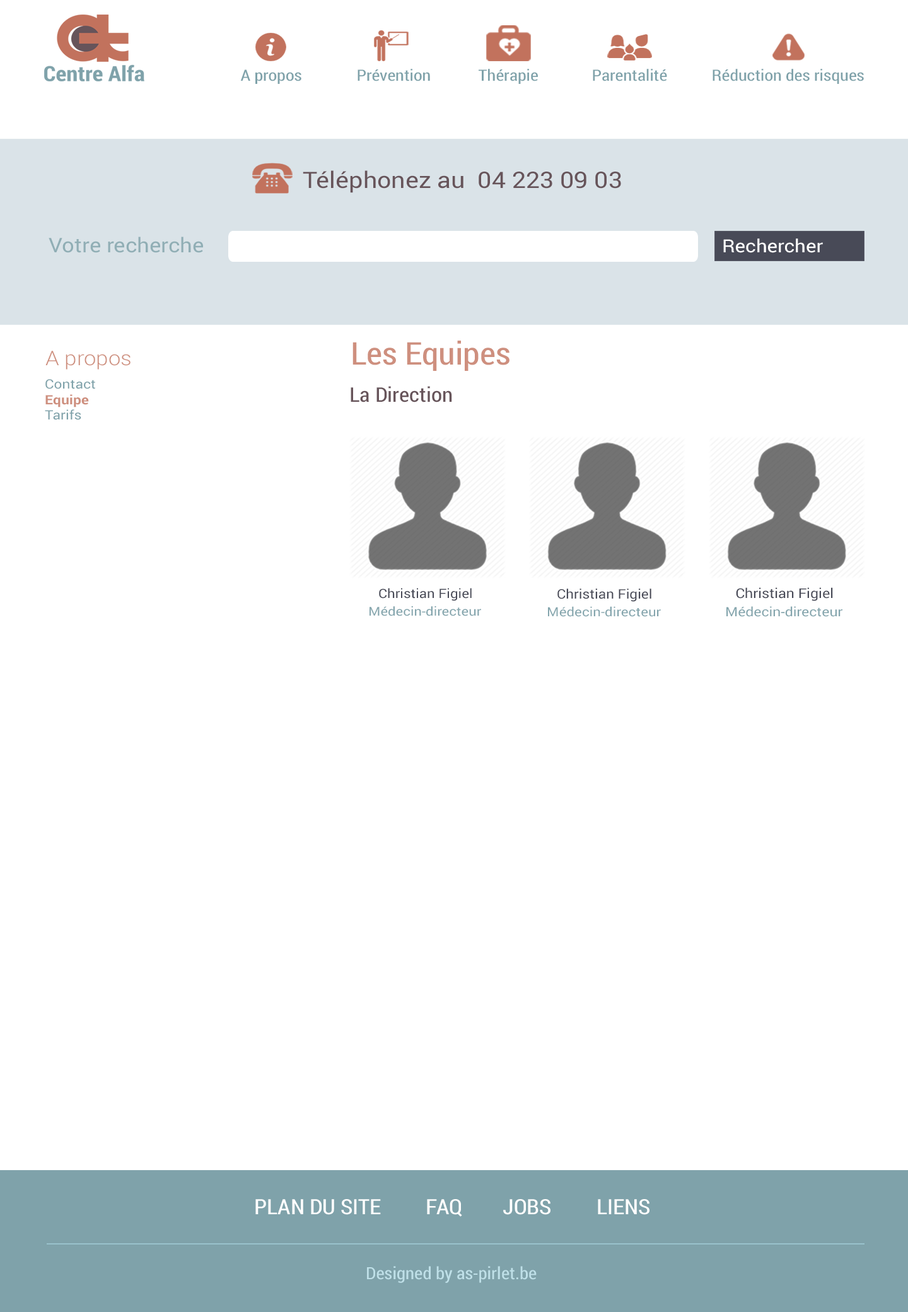
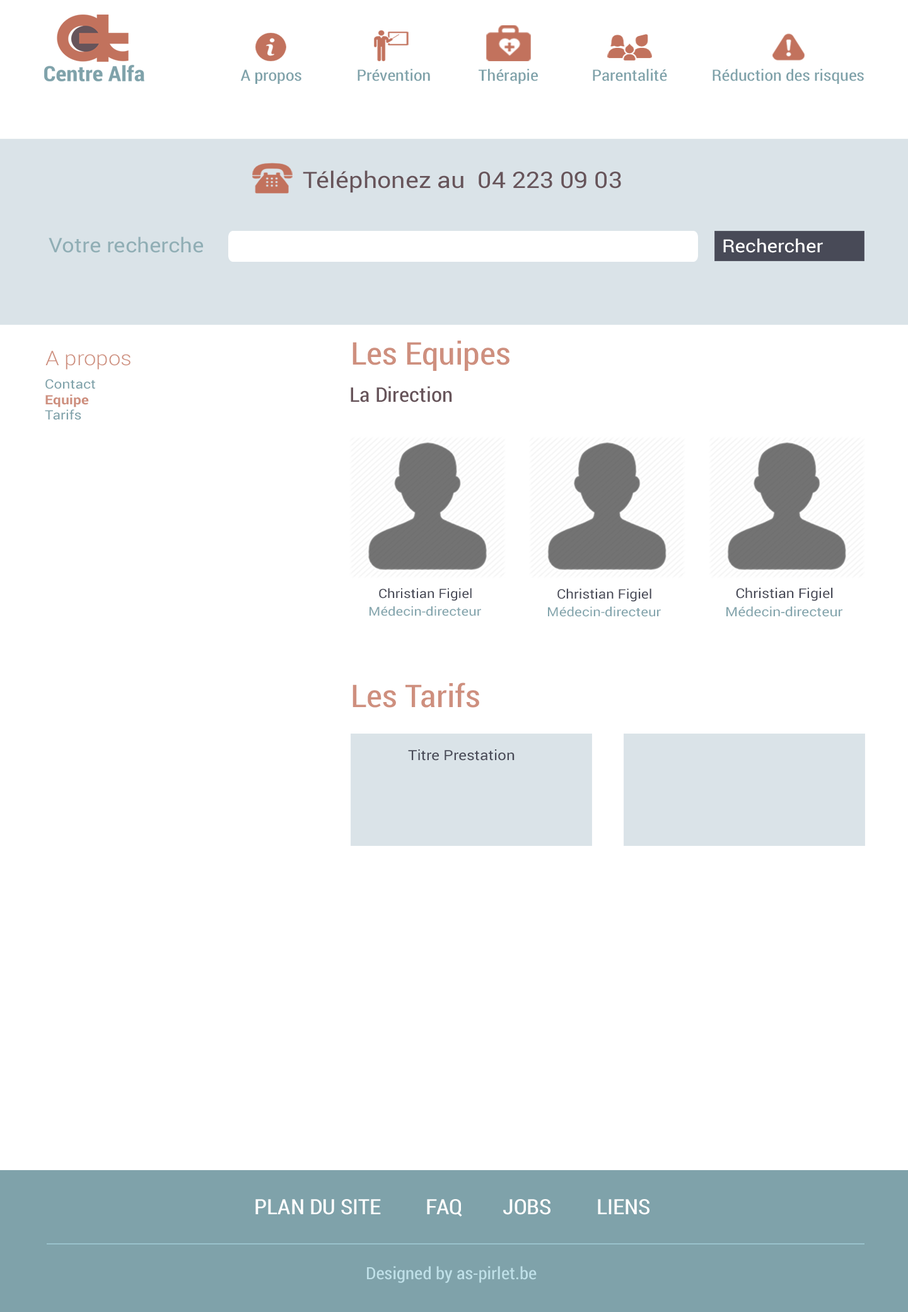
Layered file, before and after one edit (908x1312). Changes by layer:
added layer "Titre Prestation" in group "content" over (408, 749, 515, 761)
added layer "Calque 18 copie" in group "content" over (623, 733, 866, 846)
added layer "Calque 18" in group "content" over (350, 733, 593, 846)
added layer "Les Tarifs" in group "content" over (352, 682, 480, 708)
